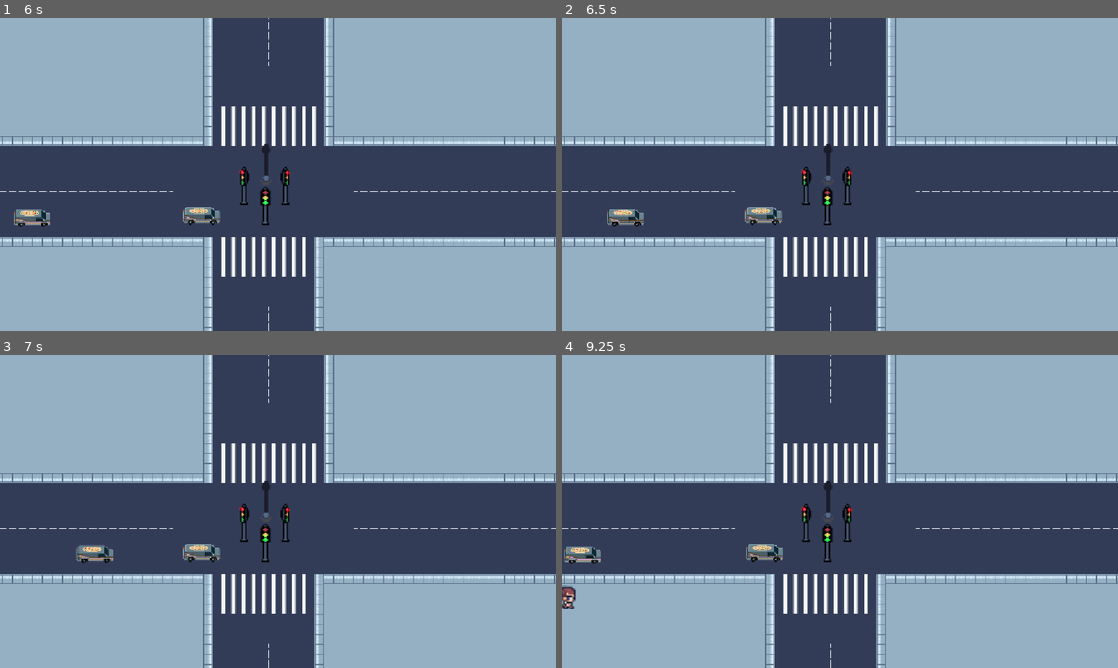
Above: before the commit, frames 1-4 (two rows, left to right).
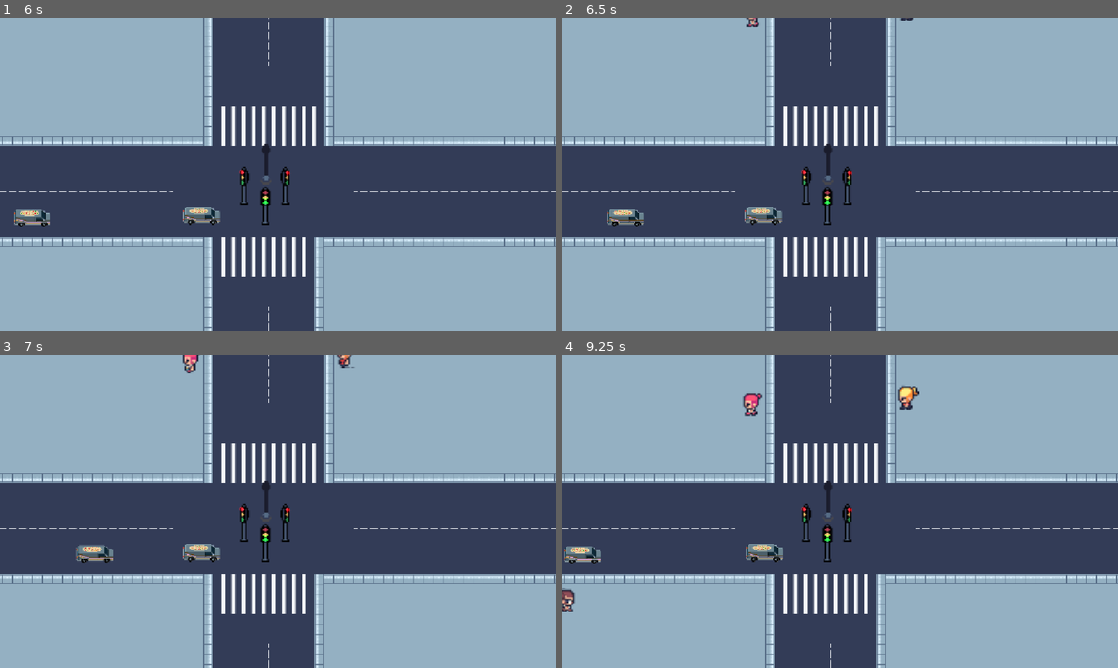
Above: after the commit, the same moments.

Repository: lafgo-fc/game-jam-repoooo
Game: Godot game, scene res://scne/test_one.tscn
Same seed, same stepped clock (60 frames per second), same inputs: the game is played once before the commit and once after it.
Inputs:
- Up to frame 1 (6 s): tap Enter (ui_accept) at 0.5, 0.77, 1.25, 1.52, 3.02, 3.77, 4.52 s; hold R (traffic control right and left) from 0.53 s (still down)
- Up to frame 2 (6.5 s): keep holding R (traffic control right and left); tap Enter (ui_accept) at 6.02 s
- Up to frame 3 (7 s): keep holding R (traffic control right and left); tap Enter (ui_accept) at 6.77 s
- Up to frame 4 (9.25 s): keep holding R (traffic control right and left); tap Enter (ui_accept) at 7.52, 9.02 s

Frame 1 is identical in both runs. In frame 2, less than 0.1% of the frame differs, in the area x 33-64%, y 0-3%; in frame 3, 0.2%; in frame 4, 0.6%, in the area x 0-65%, y 10-82%.

Commit message:
added multiple npc spawn pt

Diff:
--- a/scne/npc_spawner.gd
+++ b/scne/npc_spawner.gd
@@ -1,7 +1,7 @@
 extends Node2D
 
 @export var npc: PackedScene
-@onready var p1 = $waypoints/p1
+@export var p1: Marker2D
 
 func _ready() -> void:
 	spawn_npc()
@@ -10,9 +10,10 @@
 	if npc == null:
 		print("NPC scene not assigned")
 		return
+	if p1 == null:
+		return
 
 	var npc_spawn = npc.instantiate()
-	npc_spawn.p1 = $waypoints/p1
 	add_child(npc_spawn)
 
 	npc_spawn.global_position = global_position
--- a/scne/test_one.tscn
+++ b/scne/test_one.tscn
@@ -1131,43 +1131,56 @@
 exit_point = NodePath("../target 2")
 fuckoff = NodePath("../fuckoffpoint")
 
-[node name="NpcSpawner" parent="." unique_id=2056746993 instance=ExtResource("5_uaidk")]
-position = Vector2(-768, 153)
-
-[node name="waypoints" type="Node2D" parent="NpcSpawner" unique_id=193136837]
-position = Vector2(773, -153)
-
-[node name="p1" type="Marker2D" parent="NpcSpawner/waypoints" unique_id=28400208]
+[node name="NpcSpawner" parent="." unique_id=2056746993 node_paths=PackedStringArray("p1") instance=ExtResource("5_uaidk")]
+position = Vector2(-770, 158)
+p1 = NodePath("../waypoints/p1")
+
+[node name="NpcSpawner2" parent="." unique_id=2136522040 node_paths=PackedStringArray("p1") instance=ExtResource("5_uaidk")]
+position = Vector2(53, -446)
+p1 = NodePath("../waypoints/p4")
+
+[node name="NpcSpawner3" parent="." unique_id=1458077235 node_paths=PackedStringArray("p1") instance=ExtResource("5_uaidk")]
+position = Vector2(-190, -436)
+p1 = NodePath("../waypoints/p2")
+
+[node name="NpcSpawner4" parent="." unique_id=1979739054 node_paths=PackedStringArray("p1") instance=ExtResource("5_uaidk")]
+position = Vector2(704, 156)
+p1 = NodePath("../waypoints/p3")
+
+[node name="waypoints" type="Node2D" parent="." unique_id=193136837]
+position = Vector2(3, 5)
+
+[node name="p1" type="Marker2D" parent="waypoints" unique_id=28400208]
 position = Vector2(-204, 146)
 
-[node name="p9" type="Marker2D" parent="NpcSpawner/waypoints" unique_id=87506571]
+[node name="p9" type="Marker2D" parent="waypoints" unique_id=87506571]
 position = Vector2(393, -70)
 
-[node name="p5" type="Marker2D" parent="NpcSpawner/waypoints" unique_id=973808347]
+[node name="p5" type="Marker2D" parent="waypoints" unique_id=973808347]
 position = Vector2(47, -419)
 
-[node name="p6" type="Marker2D" parent="NpcSpawner/waypoints" unique_id=1649892004]
+[node name="p6" type="Marker2D" parent="waypoints" unique_id=1649892004]
 position = Vector2(-198, -411)
 
-[node name="p7" type="Marker2D" parent="NpcSpawner/waypoints" unique_id=723676230]
+[node name="p7" type="Marker2D" parent="waypoints" unique_id=723676230]
 position = Vector2(483, 145)
 
-[node name="p8" type="Marker2D" parent="NpcSpawner/waypoints" unique_id=1282460241]
+[node name="p8" type="Marker2D" parent="waypoints" unique_id=1282460241]
 position = Vector2(-216, 478)
 
-[node name="p2" type="Marker2D" parent="NpcSpawner/waypoints" unique_id=1944140388]
+[node name="p2" type="Marker2D" parent="waypoints" unique_id=1944140388]
 position = Vector2(-204, -74)
 
-[node name="p3" type="Marker2D" parent="NpcSpawner/waypoints" unique_id=1006885710]
+[node name="p3" type="Marker2D" parent="waypoints" unique_id=1006885710]
 position = Vector2(35, 154)
 
-[node name="p10" type="Marker2D" parent="NpcSpawner/waypoints" unique_id=522072571]
+[node name="p10" type="Marker2D" parent="waypoints" unique_id=522072571]
 position = Vector2(-716, -72)
 
-[node name="p11" type="Marker2D" parent="NpcSpawner/waypoints" unique_id=1090722304]
+[node name="p11" type="Marker2D" parent="waypoints" unique_id=1090722304]
 position = Vector2(49, 484)
 
-[node name="p4" type="Marker2D" parent="NpcSpawner/waypoints" unique_id=1583519284]
+[node name="p4" type="Marker2D" parent="waypoints" unique_id=1583519284]
 position = Vector2(44, -71)
 
 [node name="CrossPoint" type="Marker2D" parent="." unique_id=2107428172]
